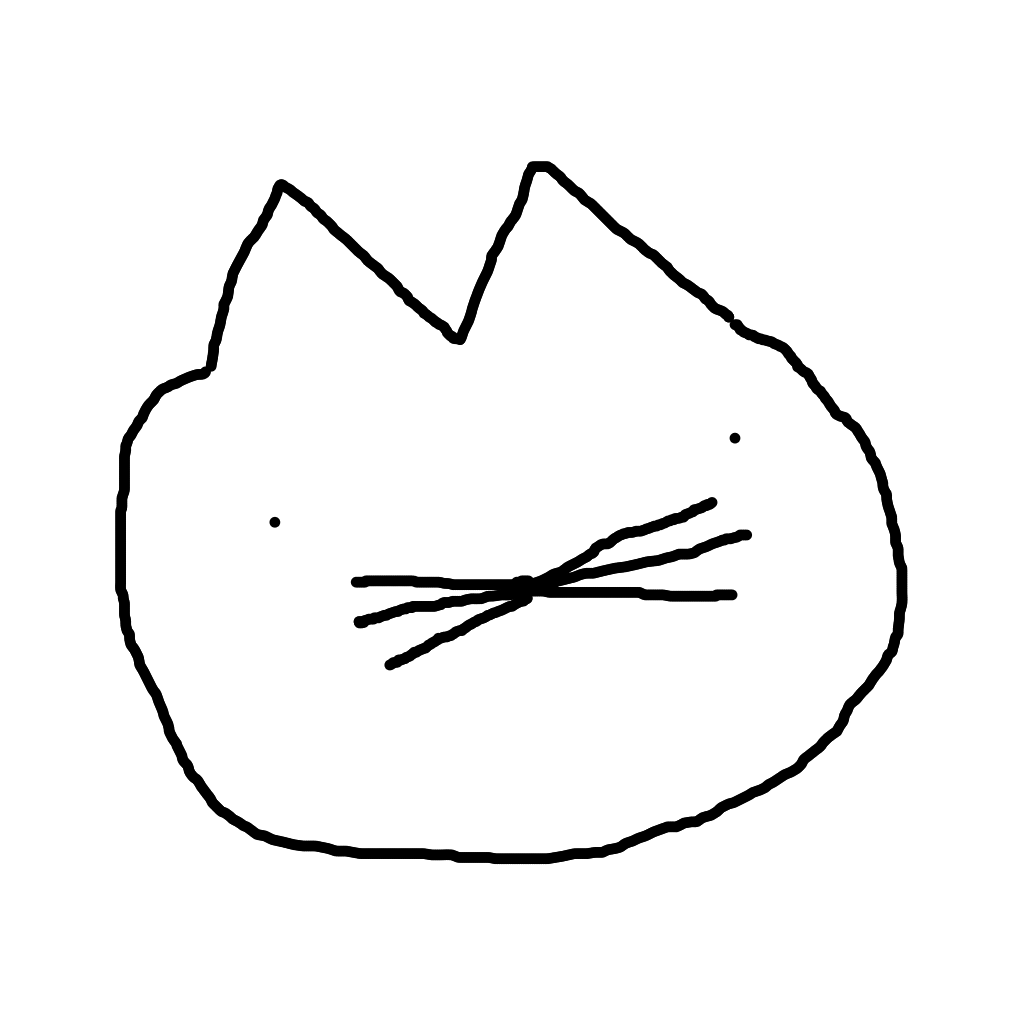
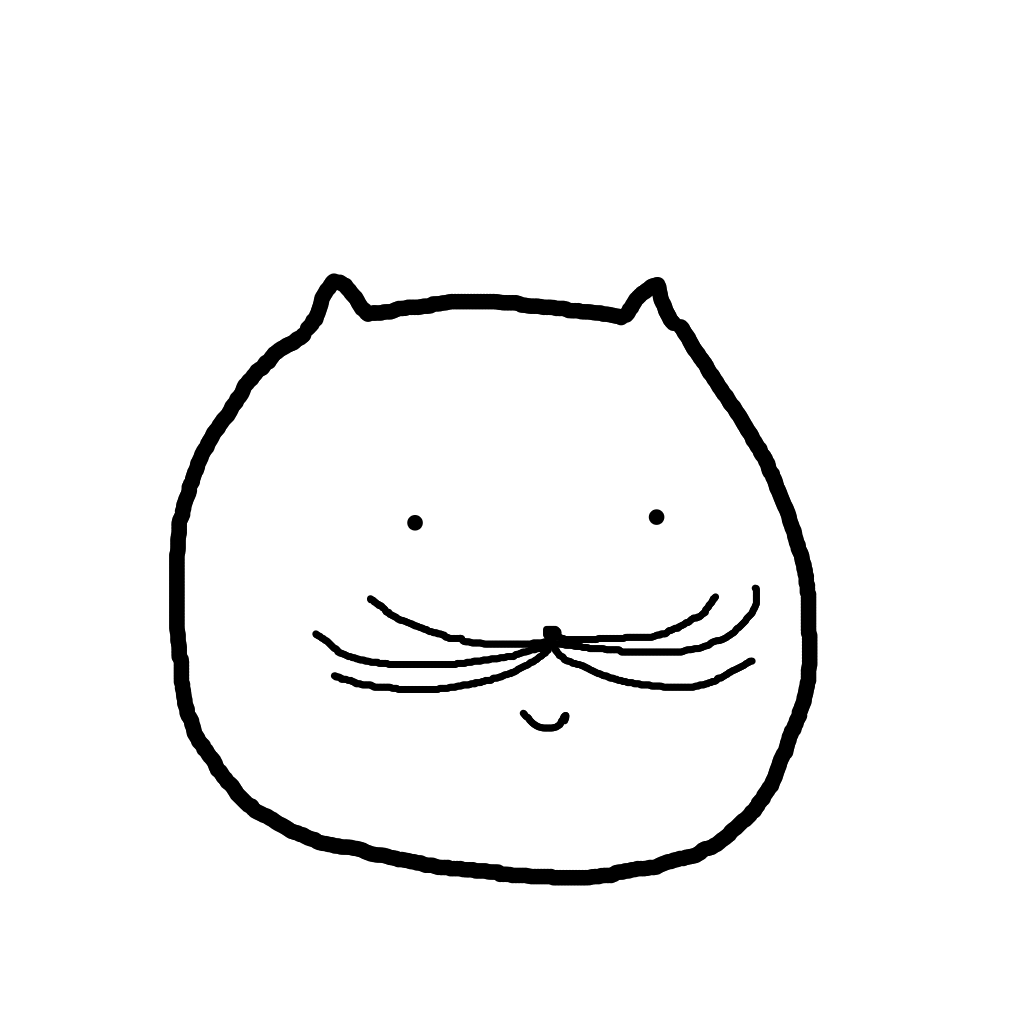
Layers edited between the first and the second w=1024, h=1024 image:
added layer "Paint Layer 3" above "Paint Layer 2" over [115, 161, 908, 886]
hid "Paint Layer 2", painted on it over [115, 161, 908, 886]
